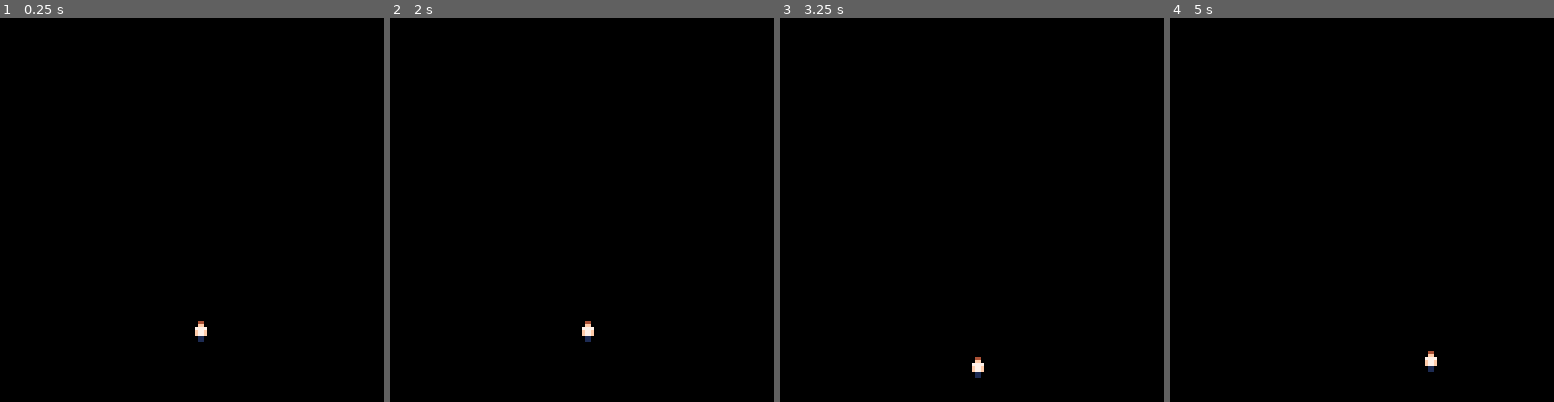
Above: before the commit, frames 1-4 (left to right).
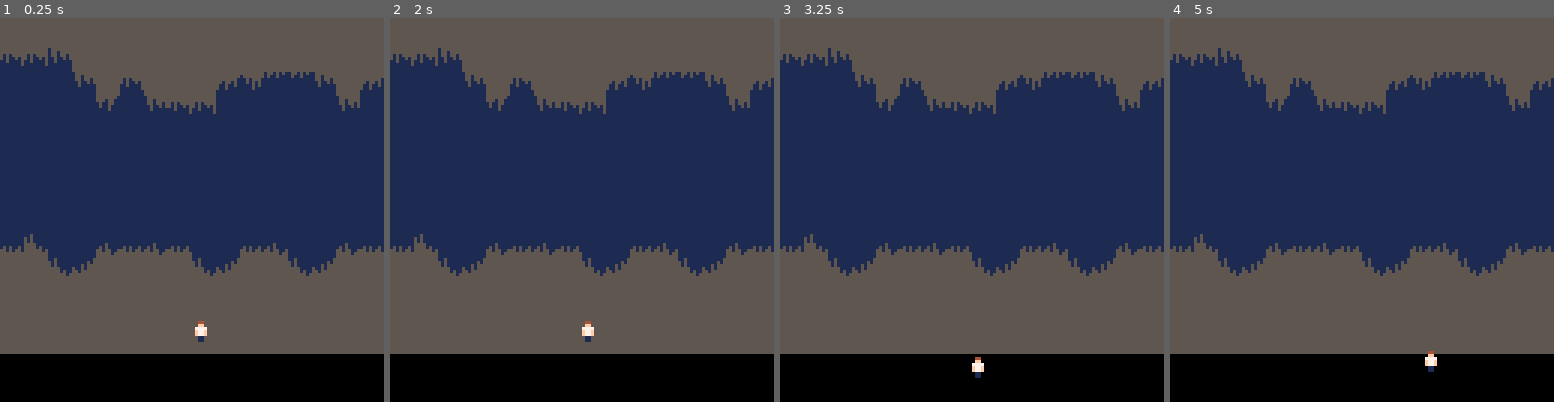
Above: after the commit, the same moments.

Repository: AleexRondan/FlappyBat
Game: PICO-8 cartridge flappy-bat.p8
Same seed, same stepped clock (60 frames per second), same inputs: the game is played once before the commit and once after it.
Inputs:
- Up to frame 1 (0.25 s): no input
- Up to frame 2 (2 s): hold Left from 1.97 s (still down)
- Up to frame 3 (3.25 s): release Left at 2.37 s; hold Down 2.42-2.82 s; hold Right from 2.87 s (still down)
- Up to frame 4 (5 s): release Right at 3.53 s; hold Up 3.58-4.08 s; hold Right 4.13-4.53 s; hold Down from 4.58 s (still down)

The runs differ from the first frame. In frame 1, 87% of the frame differs, in the area x 0-100%, y 0-88%; in frame 2, 87%; in frame 3, 88%; in frame 4, 87%.

Commit message:
Added Background
Añadido los sprites del background

Diff:
--- a/flappy-bat.p8
+++ b/flappy-bat.p8
@@ -36,6 +36,7 @@
 	-- make visual stuff
 
 	cls()
+	map()
 
 	spr(1, position_x, position_y)
 
@@ -44,18 +45,31 @@
 00000000000000005555555555555555555555555555555555555555555555555555555511111111000000000000000000000000000000000000000000000000
 00000000000440005555555555555555555555555555555555555555555555555555555511111111000000000000000000000000000000000000000000000000
 00700700000ff0005555555155555555555555555555555555555555155151511555555511111111000000000000000000000000000000000000000000000000
-00077000007777005551551115555555555555555555555515555555151151111551555511111111000000000000000000000000000000000000000000000000
-0007700000f77f001511551115555551515155555555555511515551111111111551551511111111000000000000000000000000000000000000000000000000
-0070070000f77f001511511115155151515115155555555511515151111111111151151511111111000000000000000000000000000000000000000000000000
-00000000000110001111511111151151115111155555555511115151111111111151111111111111000000000000000000000000000000000000000000000000
-00000000000110001111111111151111111111155555555511115111111111111111111111111111000000000000000000000000000000000000000000000000
+00077000007777005551551155555555555555555555555515555555151151111551555511111111000000000000000000000000000000000000000000000000
+0007700000f77f001511551155555551515155555555555511515551111111111551551511111111000000000006000000000000000000000000000000000000
+0070070000f77f001511511155155151515115155555555511515151111111111151151511111111000000000000000000000000000000000000000000000000
+00000000000110001111511151151151115111155555555511115151111111111151111111111111000000000000000000000000000000000000000000000000
+00000000000110001111111151151111111111155555555511115111111111111111111111111111000000000000000000000000000000000000000000000000
+00000000000000001111111111111111111111111151111111111115000000000000000000000000000000000000000000000000000000000000000000000000
+00000000000000001111111111111111111111115151111111111515000000000000000000000000000000000000000000000000000000000000000000000000
+00000000000000001111111111151111111111115151111111151555000000000000000000000000000000000000000000000000000000000000000000000000
+00000000000000001111111111155111111511115555111151151555000000000000000000000000000000000000000000000000000000000000000000000000
+00000000000000001515115111555151151511115555151155155555000000000000000000000000000000000000000000000000000000000000000000000000
+00000000000000005515155111555155551551155555551555555555000000000000000000000000000000000000000000000000000000000000000000000000
+00000000000000005555555515555555555551555555555555555555000000000000000000000000000000000000000000000000000000000000000000000000
+00000000000000005555555555555555555555555555555555555555000000000000000000000000000000000000000000000000000000000000000000000000
 __map__
 0505050505050505050505050505050500000000000000000000000000000000000000000000000000000000000000000000000000000000000000000000000000000000000000000000000000000000000000000000000000000000000000000000000000000000000000000000000000000000000000000000000000000000
 0404080505050505050505050505050500000000000000000000000000000000000000000000000000000000000000000000000000000000000000000000000000000000000000000000000000000000000000000000000000000000000000000000000000000000000000000000000000000000000000000000000000000000
-0909090805040505050505070708050300000000000000000000000000000000000000000000000000000000000000000000000000000000000000000000000000000000000000000000000000000000000000000000000000000000000000000000000000000000000000000000000000000000000000000000000000000000
-0909090902090805050506090909080900000000000000000000000000000000000000000000000000000000000000000000000000000000000000000000000000000000000000000000000000000000000000000000000000000000000000000000000000000000000000000000000000000000000000000000000000000000
-0909090909090906050209090909090900000000000000000000000000000000000000000000000000000000000000000000000000000000000000000000000000000000000000000000000000000000000000000000000000000000000000000000000000000000000000000000000000000000000000000000000000000000
-0909090909090909060909090909090900000000000000000000000000000000000000000000000000000000000000000000000000000000000000000000000000000000000000000000000000000000000000000000000000000000000000000000000000000000000000000000000000000000000000000000000000000000
+0909090805040505050306070708050300000000000000000000000000000000000000000000000000000000000000000000000000000000000000000000000000000000000000000000000000000000000000000000000000000000000000000000000000000000000000000000000000000000000000000000000000000000
+0909090902090804040909090909080900000000000000000000000000000000000000000000000000000000000000000000000000000000000000000000000000000000000000000000000000000000000000000000000000000000000000000000000000000000000000000000000000000000000000000000000000000000
 0909090909090909090909090909090900000000000000000000000000000000000000000000000000000000000000000000000000000000000000000000000000000000000000000000000000000000000000000000000000000000000000000000000000000000000000000000000000000000000000000000000000000000
-0509090909090909090909090909090900000000000000000000000000000000000000000000000000000000000000000000000000000000000000000000000000000000000000000000000000000000000000000000000000000000000000000000000000000000000000000000000000000000000000000000000000000000
+0909090909090909090909090909090900000000000000000000000000000000000000000000000000000000000000000000000000000000000000000000000000000000000000000000000000000000000000000000000000000000000000000000000000000000000000000000000000000000000000000000000000000000
+0909090909090909090909090909090900000000000000000000000000000000000000000000000000000000000000000000000000000000000000000000000000000000000000000000000000000000000000000000000000000000000000000000000000000000000000000000000000000000000000000000000000000000
+0909090909090909090909090909090900000000000000000000000000000000000000000000000000000000000000000000000000000000000000000000000000000000000000000000000000000000000000000000000000000000000000000000000000000000000000000000000000000000000000000000000000000000
+0909090909090909090909090909090900000000000000000000000000000000000000000000000000000000000000000000000000000000000000000000000000000000000000000000000000000000000000000000000000000000000000000000000000000000000000000000000000000000000000000000000000000000
+1215090914121412090912140909141200000000000000000000000000000000000000000000000000000000000000000000000000000000000000000000000000000000000000000000000000000000000000000000000000000000000000000000000000000000000000000000000000000000000000000000000000000000
+0505151605050505151605051516050500000000000000000000000000000000000000000000000000000000000000000000000000000000000000000000000000000000000000000000000000000000000000000000000000000000000000000000000000000000000000000000000000000000000000000000000000000000
 0505050505050505050505050505050500000000000000000000000000000000000000000000000000000000000000000000000000000000000000000000000000000000000000000000000000000000000000000000000000000000000000000000000000000000000000000000000000000000000000000000000000000000
+0505050505050505050505050505050500000000000000000000000000000000000000000000000000000000000000000000000000000000000000000000000000000000000000000000000000000000000000000000000000000000000000000000000000000000000000000000000000000000000000000000000000000000
+0505050505050505050505050505050500000000000000000000000000000000000000000000000000000000000000000000000000000000000000000000000000000000000000000000000000000000000000000000000000000000000000000000000000000000000000000000000000000000000000000000000000000000
Not shown, added: .DS_Store
